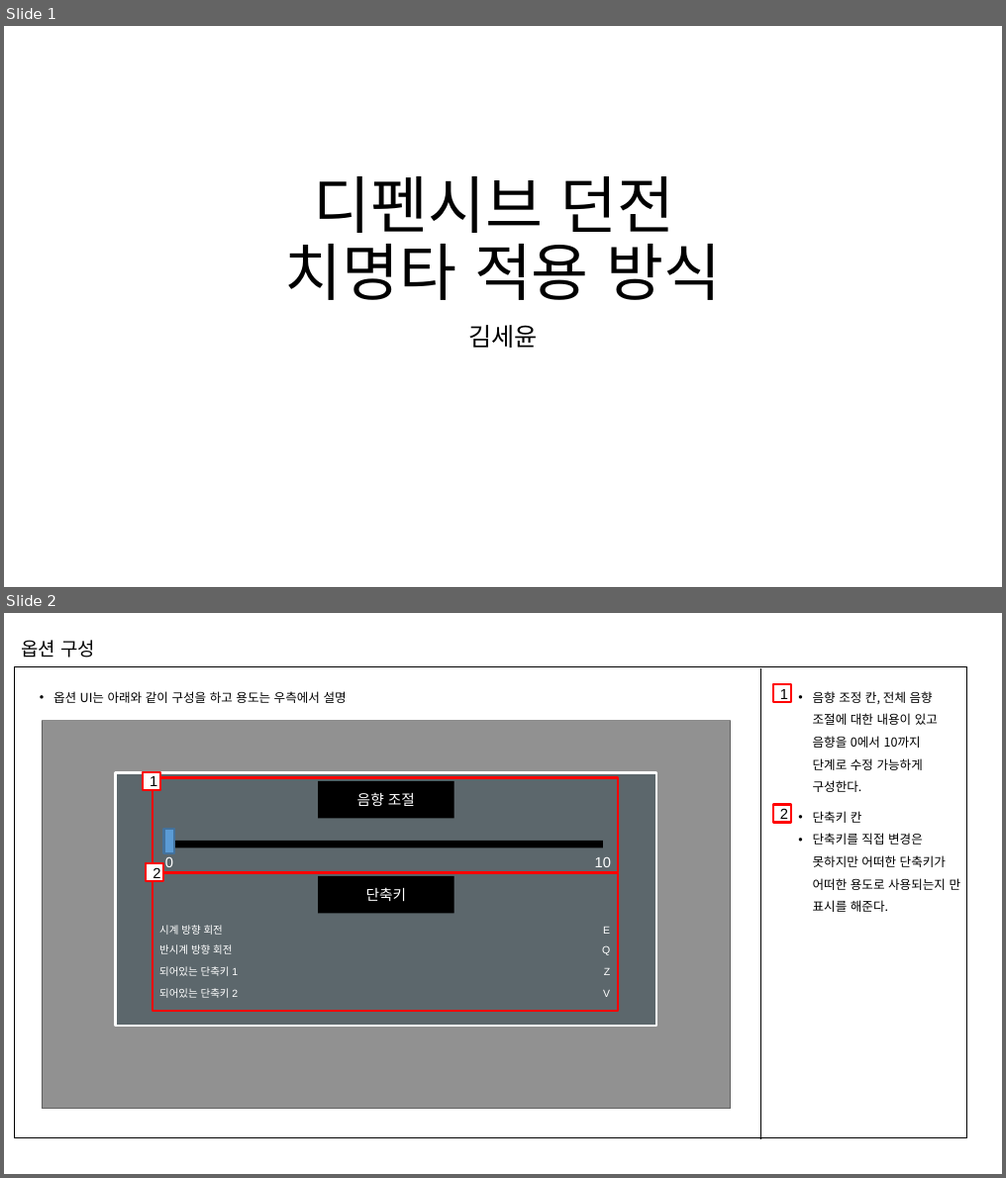
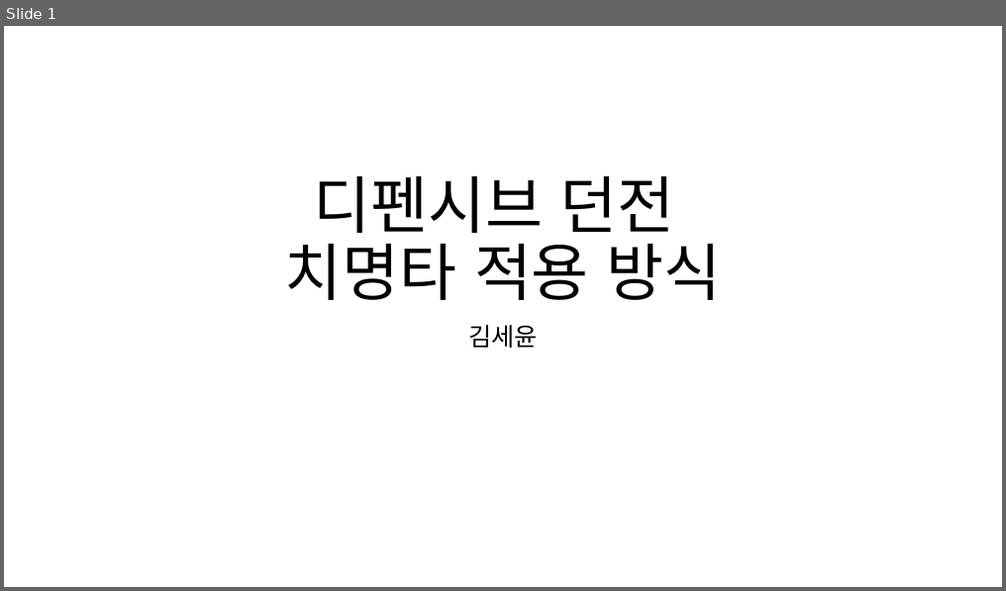
Before and after one commit to kimmk1533/DefensiveDungeon, a slide deck: Documents/이전 작업 내용/[김세윤]옵션_적용방식_1125.pptx. Shown one above the other, each under a label of ours: slides 1 and 2 before the commit, slide 1 after it. The pictures are 1006x1178 and 1006x591 pixels, drawn with LibreOffice and Linux fonts; fonts in the diff are those of the drawing; grey boxes stand for pictures. Boxes give left, top, right and bottom in pixels: in the first picture for what was removed or moved away, otherwise in the second. Text is boxed around its words. In the diff, an @@ line names an element or a change of style, - is before the commit and + after.

Commit message:
문서 업데이트
타겟 처리 방식 그리고 옵션 적용방식

```diff
--- a/Documents/이전 작업 내용/[김세윤]옵션_적용방식_1125.pptx
+++ b/Documents/이전 작업 내용/[김세윤]옵션_적용방식_1125.pptx
@@ slide 2 removed at bbox=[4, 613, 1002, 1174], background #FFFFFF @@
@@ text removed at bbox=[21, 640, 95, 658] @@
-옵션 구성
@@ rectangle removed at bbox=[15, 666, 967, 1138] @@
@@ line removed from (761, 668) to (761, 1140) @@
@@ text removed at bbox=[54, 691, 347, 703] @@
-• 옵션 UI는 아래와 같이 구성을 하고 용도는 우측에서 설명
@@ rectangle removed at bbox=[773, 685, 791, 703] @@
-1
@@ text removed at bbox=[813, 691, 938, 792] @@
-• 음향 조정 칸, 전체 음향 조절에 대한 내용이 있고 음향을 0에서 10까지 단계로 수정 가능하게 구성한다.
@@ picture removed at bbox=[42, 720, 731, 1109] @@
@@ rectangle removed at bbox=[42, 721, 731, 1109] @@
@@ rectangle removed at bbox=[116, 773, 656, 1026] @@
@@ rectangle removed at bbox=[143, 772, 160, 790] @@
-1
@@ rectangle removed at bbox=[152, 777, 617, 872] @@
@@ rectangle removed at bbox=[318, 781, 453, 819] @@
-음향 조절
@@ rectangle removed at bbox=[773, 805, 791, 823] @@
-2
@@ text removed at bbox=[813, 811, 961, 912] @@
-• 단축키 칸
-• 단축키를 직접 변경은 못하지만 어떠한 단축키가 어떠한 용도로 사용되는지 만 표시를 해준다.
@@ rectangle removed at bbox=[164, 829, 174, 854] @@
@@ rectangle removed at bbox=[169, 841, 603, 848] @@
@@ rectangle removed at bbox=[146, 863, 163, 881] @@
-2
@@ rectangle removed at bbox=[152, 873, 617, 1011] @@
@@ text removed at bbox=[165, 858, 173, 867] @@
-0
@@ rectangle removed at bbox=[318, 876, 453, 914] @@
-단축키
@@ text removed at bbox=[595, 858, 611, 867] @@
-10
@@ text removed at bbox=[159, 925, 223, 935] @@
-시계 방향 회전
@@ text removed at bbox=[603, 927, 610, 934] @@
-E
@@ text removed at bbox=[159, 945, 232, 955] @@
-반시계 방향 회전
@@ text removed at bbox=[159, 966, 238, 976] @@
-되어있는 단축키 1
@@ text removed at bbox=[602, 947, 610, 956] @@
-Q
@@ text removed at bbox=[604, 968, 610, 975] @@
-Z
@@ text removed at bbox=[159, 988, 238, 998] @@
-되어있는 단축키 2
@@ text removed at bbox=[603, 990, 610, 997] @@
-V
```
Also in this commit, not shown: 3 slides added, 1 other file.
